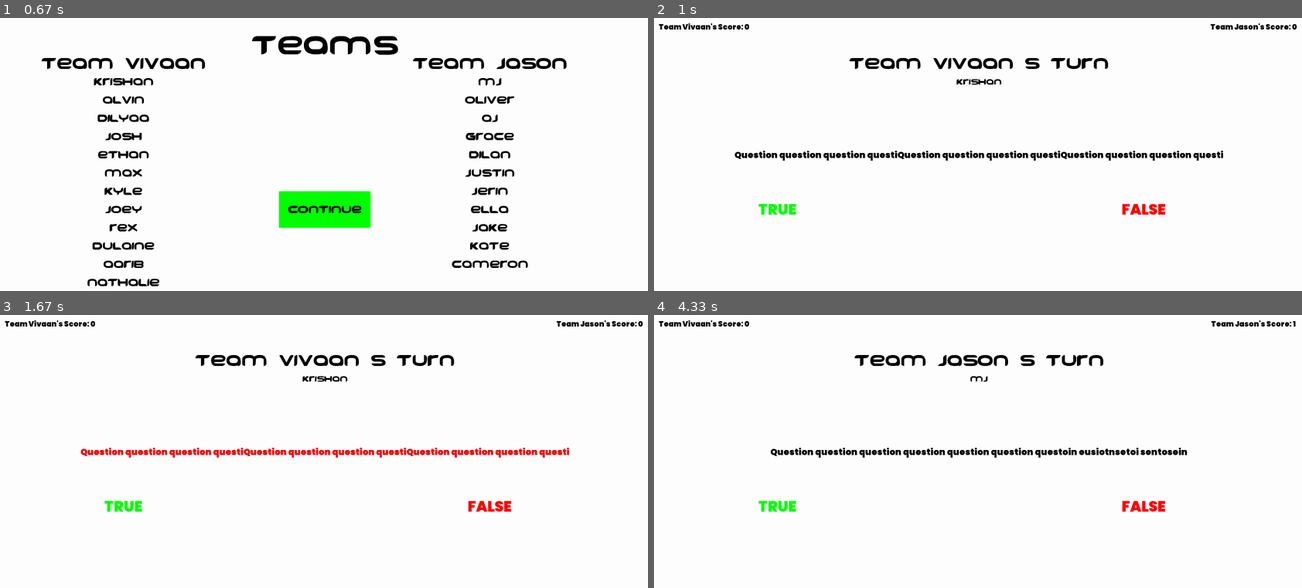
Above: before the commit, frames 1-4 (two rows, left to right).
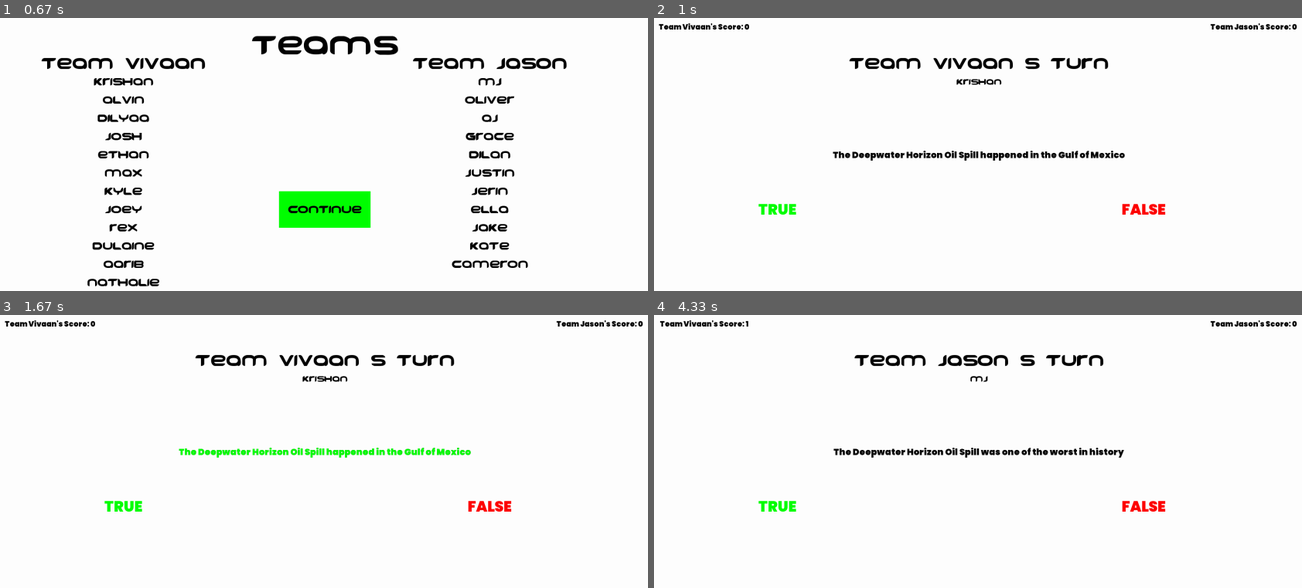
Above: after the commit, the same moments.

Repository: vivujai/SchoolSeminar
Game: pygame game, started from Gamesbypygame/Chapter 8 Seminar/main.py
The game is run twice, just before and just after one commit, with the same random seed, the same clock (stepped at 60 frames per second) and the same inputs.
Inputs (mouse positions are in pixels of both pictures, inside the frame that each line leads up to):
- Up to frame 1 (0.67 s): click "Start" at 0.38 s
- Up to frame 2 (1 s): click (984, 195) at 0.72 s
- Up to frame 3 (1.67 s): click "TRUE" at 1.05 s
- Up to frame 4 (4.33 s): no input

Frame 1 is identical in both runs. In frame 2, 1.3% of the frame differs, in the area x 12-88%, y 48-53%; in frame 3, 1.6%; in frame 4, 1.5%.

Commit message:
questions added

Diff:
--- a/Gamesbypygame/Chapter 8 Seminar/main.py
+++ b/Gamesbypygame/Chapter 8 Seminar/main.py
@@ -100,8 +100,29 @@
 
 
 question_list = [
-    ("Question question question question question question questoin eusiotnsetoi sentosein", True),
-    ("Question question question questiQuestion question question questiQuestion question question questi", False)
+    ("Copper is a mineral", True),
+    ("Fossil fuels can be formed from plant waste", True),
+    ("Minerals usually take less than 100 years to form", False),
+    ("Running out of minerals is a big problem the world faces", False),
+    ("Crude oil is the most abundant fossil fuel", False),
+    ("Natural gas is a fossil fuel", True),
+    ("Fracking can be used to extract coal", False),
+    ("There are three types of fossil fuels", True),
+    ("Burning fossil fuels can release carbon dioxide", True),
+    ("Ores are a fossil fuel", False),
+    ("Ore deposits only consist of one type of ore", False),
+    ("Ores usually do not have to be refined and can be utilised before being refined", False),
+    ("Mining companies need permission from the government to mine an area", True),
+    ("Government permission to mine an area gives you complete power over the area", False),
+    ("Crushing an ore can refine it", True),
+    ("Fossil fuels running out is a problem in the next couple centuries", True),
+    ("Minerals running out is a problem in the next couple centuries", False),
+    ("Indigenous people are in trouble due to extracting of resources", True),
+    ("Some profits from extracting minerals are shared with indigenous people", True),
+    ("The Deepwater Horizon Oil SPill happened in 2009", False),
+    ("Over 4.9 million barrels were spilt in the Deepwater Horizon Oil Spill", True),
+    ("The Deepwater Horizon Oil Spill was one of the worst in history", True),
+    ("The Deepwater Horizon Oil Spill happened in the Gulf of Mexico", True)
 ]
 
 questiontuple = question_list.pop()
